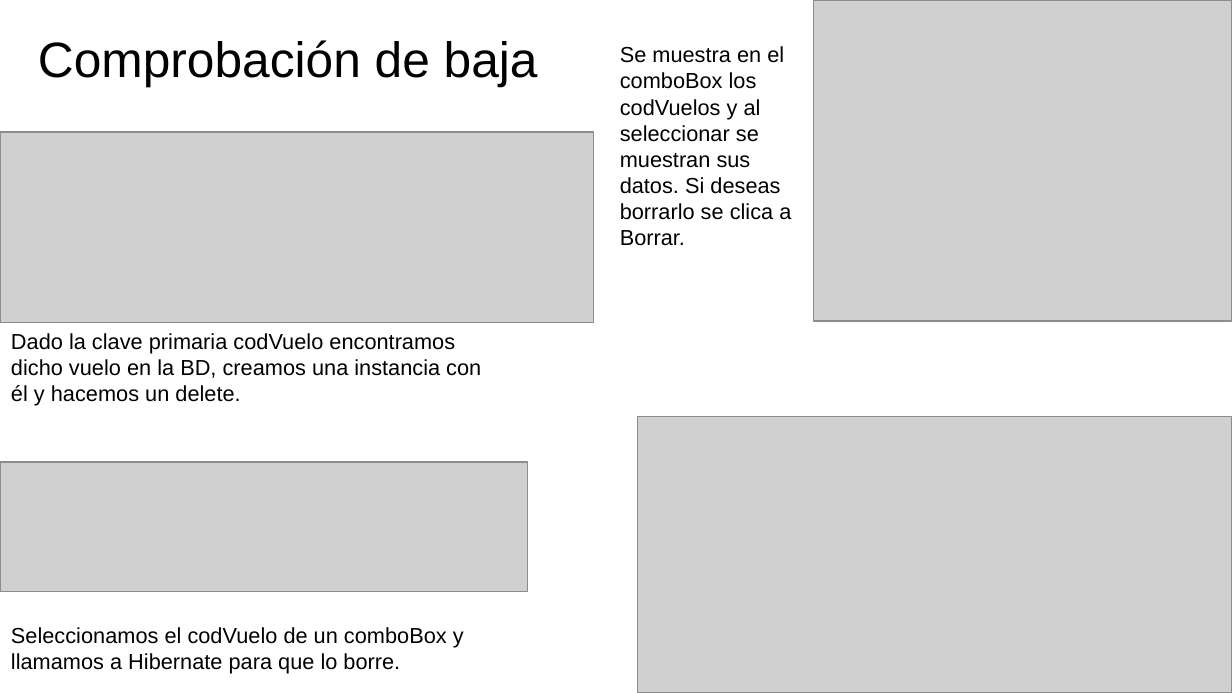
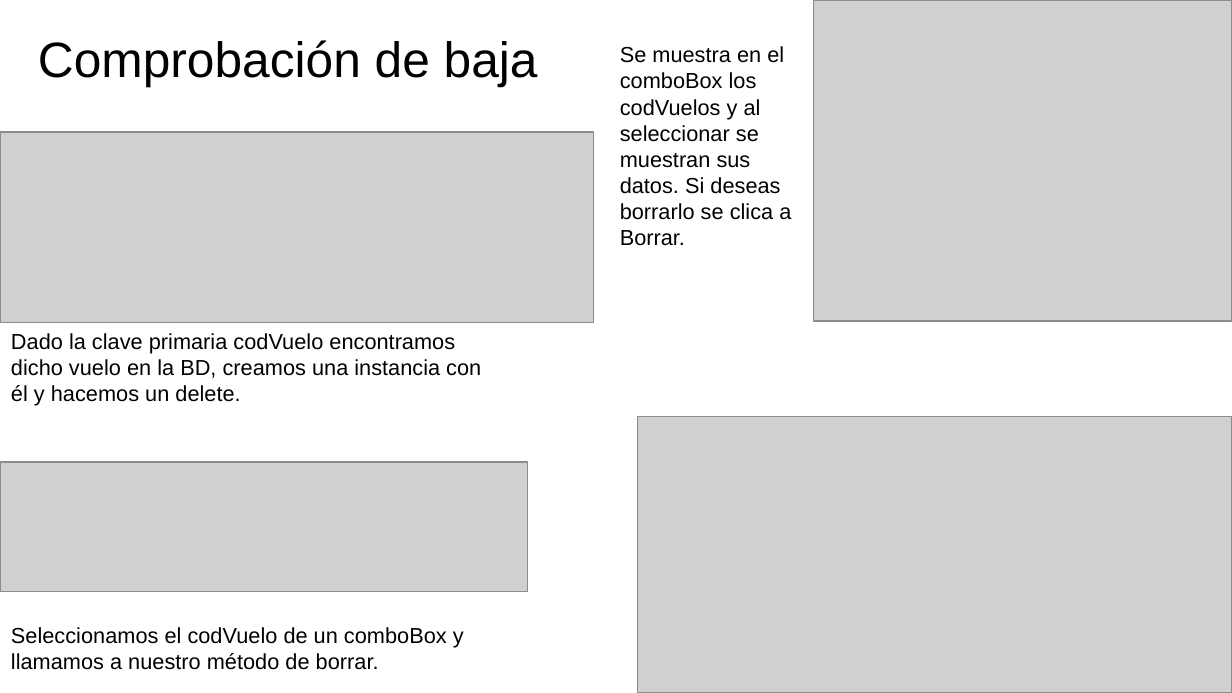
Before and after one commit to AlberHanibal/Datos, a slide deck: slide 4 of ProyectosDatos/Presentación Hibernate/Colmenar_Casas_Alberto_ActividadHibernate.odp. Drawn at 1232x693 pixels with LibreOffice and Linux fonts; fonts in the diff are those of the drawing; grey boxes stand for pictures. Boxes give left, top, right and bottom in pixels: in the first picture for what was removed or moved away, otherwise in the second. Text is boxed around its words. In the diff, an @@ line names an element or a change of style, - is before the commit and + after.

```diff
--- a/ProyectosDatos/Presentación Hibernate/Colmenar_Casas_Alberto_ActividadHibernate.odp
+++ b/ProyectosDatos/Presentación Hibernate/Colmenar_Casas_Alberto_ActividadHibernate.odp
@@ text at [11,627,464,670]: text changed @@
-Seleccionamos el codVuelo de un comboBox y llamamos a Hibernate para que lo borre.
+Seleccionamos el codVuelo de un comboBox y llamamos a nuestro método de borrar.
```
Also in this commit, not shown: 3 other slides changed, 1 slide added, 1 slide removed, 1 other file.
